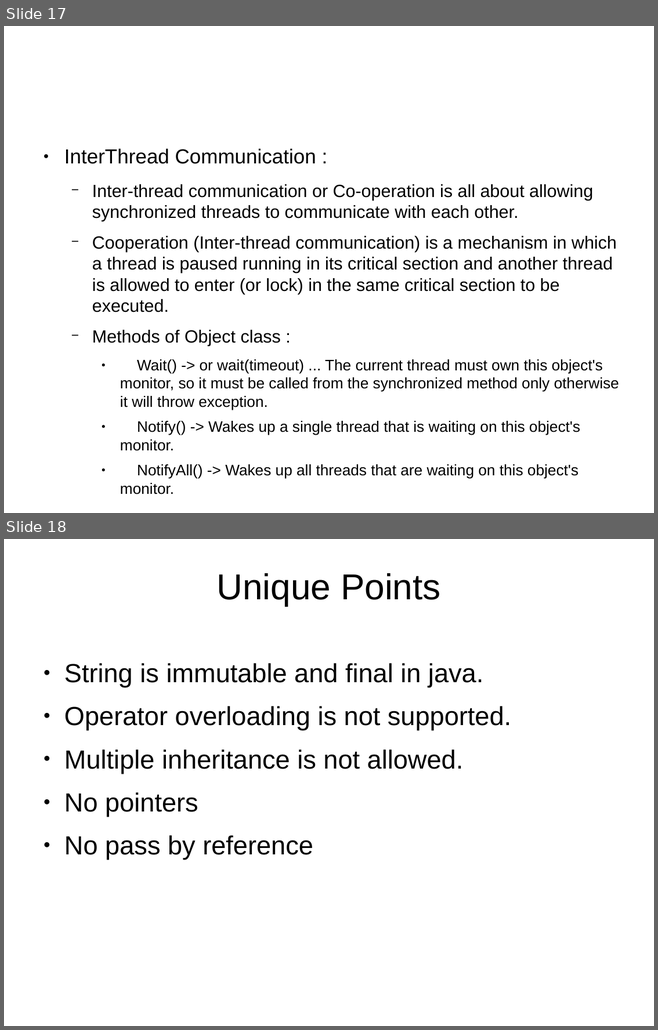
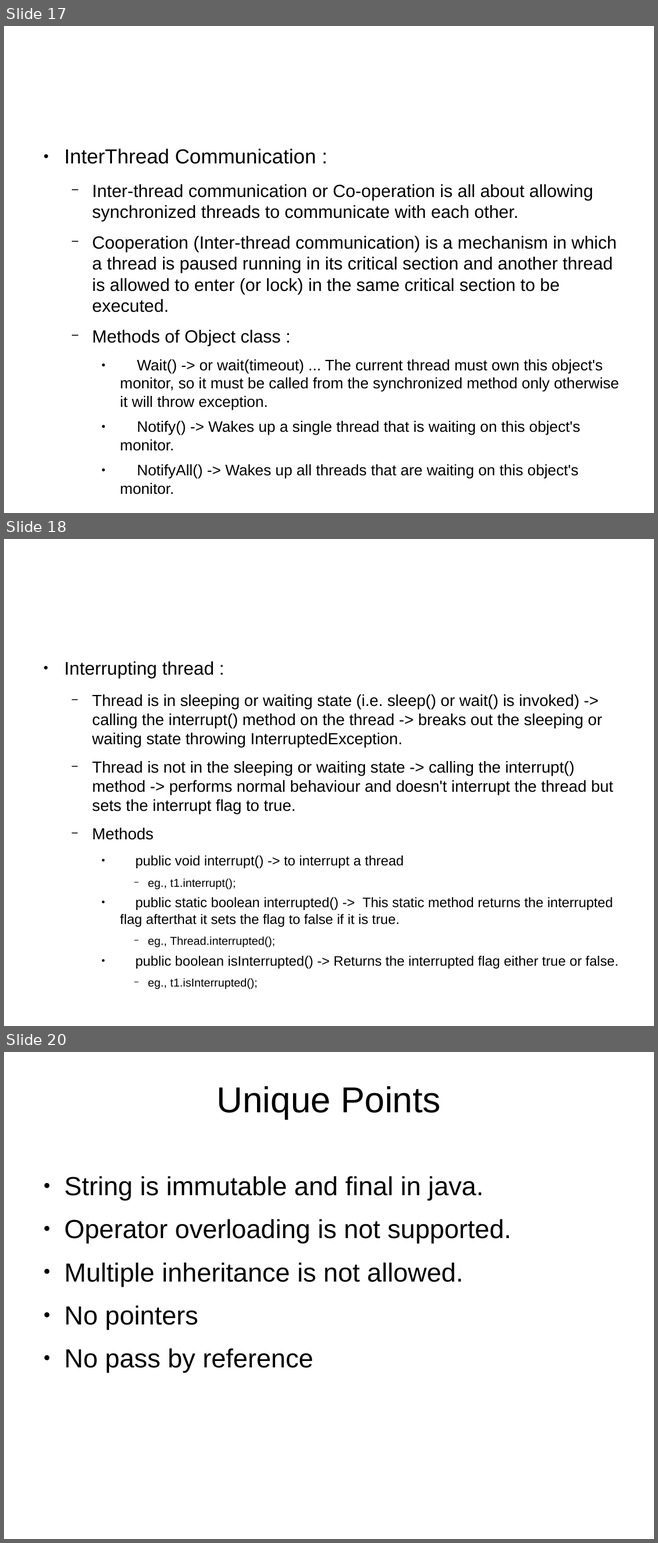
Before and after one commit to shikha-desai/Internship_PreWork, a slide deck: Java/Java_Notes.odp. Shown one above the other, each under a label of ours: slides 17 and 18 before the commit, slides 17, 18 and 20 after it; the slides between them are not shown. The pictures are 658x1030 and 658x1543 pixels, drawn with LibreOffice and Linux fonts; fonts in the diff are those of the drawing; background and template pictures are left out. Boxes give left, top, right and bottom in pixels: in the first picture for what was removed or moved away, otherwise in the second. Text is boxed around its words. In the diff, an @@ line names an element or a change of style, - is before the commit and + after.

```diff
--- a/Java/Java_Notes.odp
+++ b/Java/Java_Notes.odp
@@ slide 18 added at box(4, 539, 654, 1026), background picture (left out) @@
@@ text added at box(64, 661, 618, 989), 19.5 pt, text #000000 @@
+● Interrupting thread :
+  − Thread is in sleeping or waiting state (i.e. sleep() or wait() is invoked) -> calling the interrupt() method on the thread -> breaks out the sleeping or waiting state throwing InterruptedException.
+  − Thread is not in the sleeping or waiting state -> calling the interrupt() method -> performs normal behaviour and doesn't interrupt the thread but sets the interrupt flag to true.
+  − Methods
+    ● public void interrupt() -> to interrupt a thread
+      − eg., t1.interrupt();
+    ● public static boolean interrupted() -> This static method returns the interrupted flag afterthat it sets the flag to false if it is true.
+      − eg., Thread.interrupted();
+    ● public boolean isInterrupted() -> Returns the interrupted flag either true or false.
+      − eg., t1.isInterrupted();
@@ what was slide 18 is now slide 20 @@
```
Also in this commit, not shown: 1 other slide added, 1 other file.
